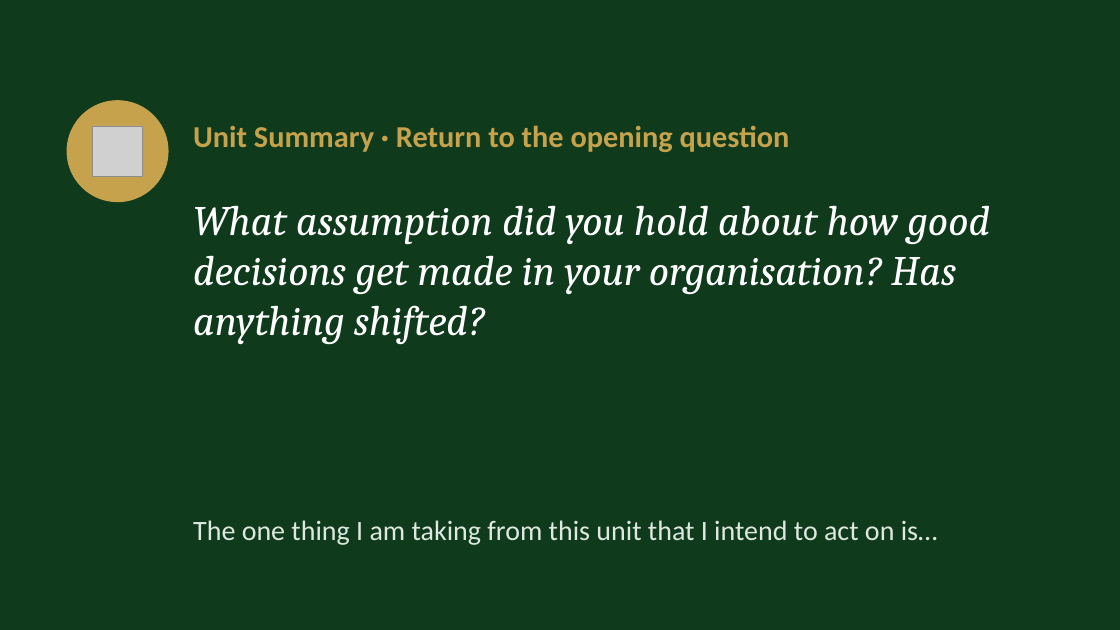
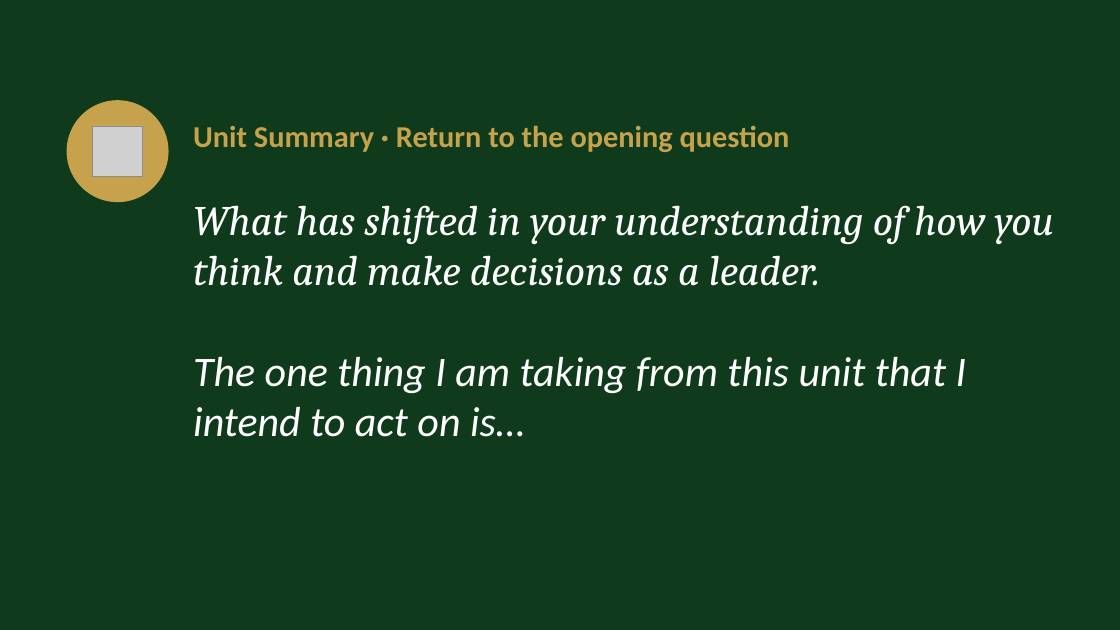
Before and after one commit to IBSL26/ibsl-platform, a slide deck: slide 38 of Unit decks/Unit 01 - Behavioural Strategy Fundamentals.pptx (slide 40 before the commit). Drawn at 1120x630 pixels with LibreOffice and Linux fonts; fonts in the diff are those of the drawing; grey boxes stand for pictures. Boxes give left, top, right and bottom in pixels: in the first picture for what was removed or moved away, otherwise in the second. Text is boxed around its words. In the diff, an @@ line names an element or a change of style, - is before the commit and + after.

Commit message:
Unit 1: participant text reframed, deck final

```diff
--- a/Unit decks/Unit 01 - Behavioural Strategy Fundamentals.pptx
+++ b/Unit decks/Unit 01 - Behavioural Strategy Fundamentals.pptx
@@ text at (193,205,1054,437): text changed @@
-What assumption did you hold about how good decisions get made in your organisation? Has anything shifted?
+What has shifted in your understanding of how you think and make decisions as a leader.
+The one thing I am taking from this unit that I intend to act on is…
@@ text removed at (193,520,938,545) @@
-The one thing I am taking from this unit that I intend to act on is…
```
Also in this commit, not shown: 25 other slides changed, 9 slides added, 11 slides removed, 3 other files.
